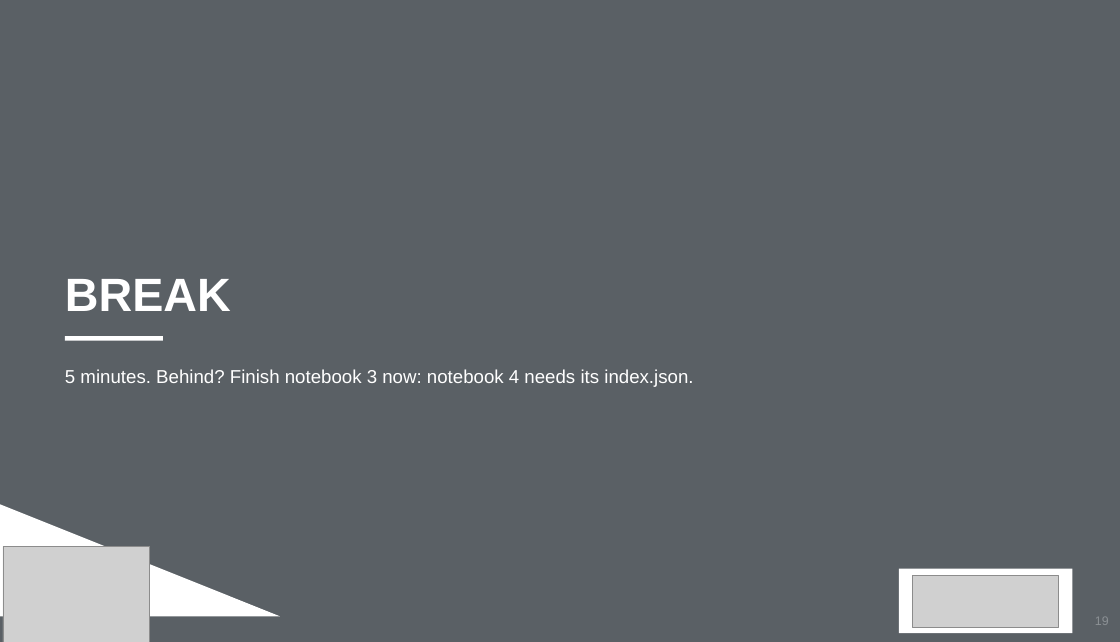
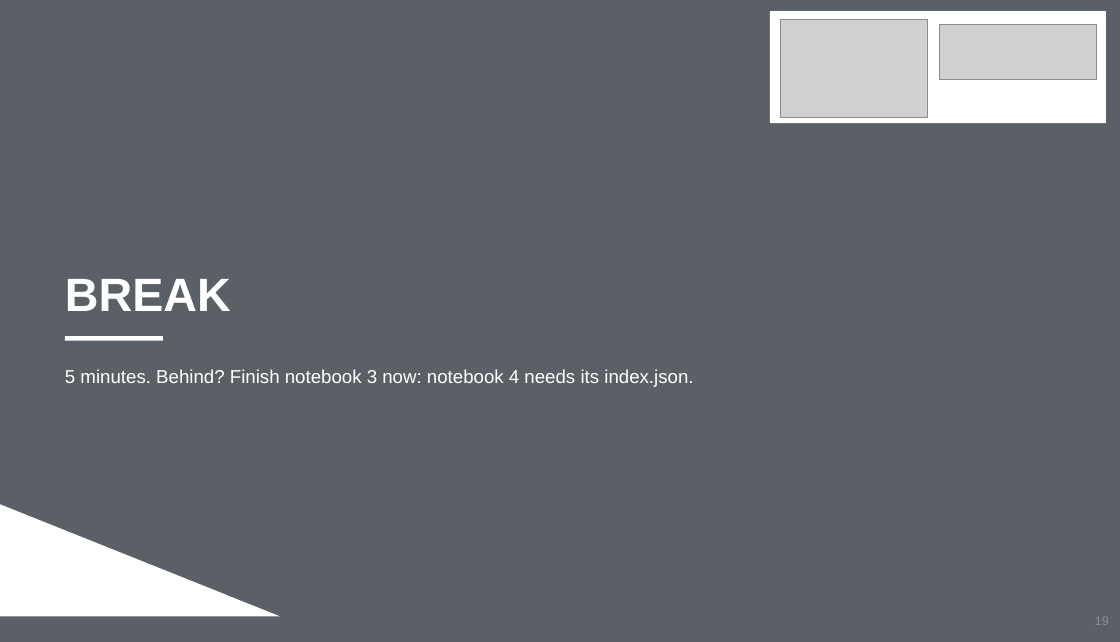
Before and after one commit to aihpi/workshop-rag-basics, a slide deck: slide 19 of slides/rag-workshop.pptx. Drawn at 1120x642 pixels with LibreOffice and Linux fonts; fonts in the diff are those of the drawing; grey boxes stand for pictures. Boxes give left, top, right and bottom in pixels: in the first picture for what was removed or moved away, otherwise in the second. Text is boxed around its words. In the diff, an @@ line names an element or a change of style, - is before the commit and + after.

```diff
--- a/slides/rag-workshop.pptx
+++ b/slides/rag-workshop.pptx
@@ rectangle added at (770,11,1106,123), fill #FFFFFF @@
@@ picture: place and size @@
-picture at (3,546,150,642)
+picture at (781,20,927,118)
@@ picture: place and size @@
-picture at (913,575,1058,627)
+picture at (939,24,1096,80)
@@ rectangle removed at (899,568,1072,633) @@
```
Also in this commit, not shown: 2 other slides changed, 2 other files.
